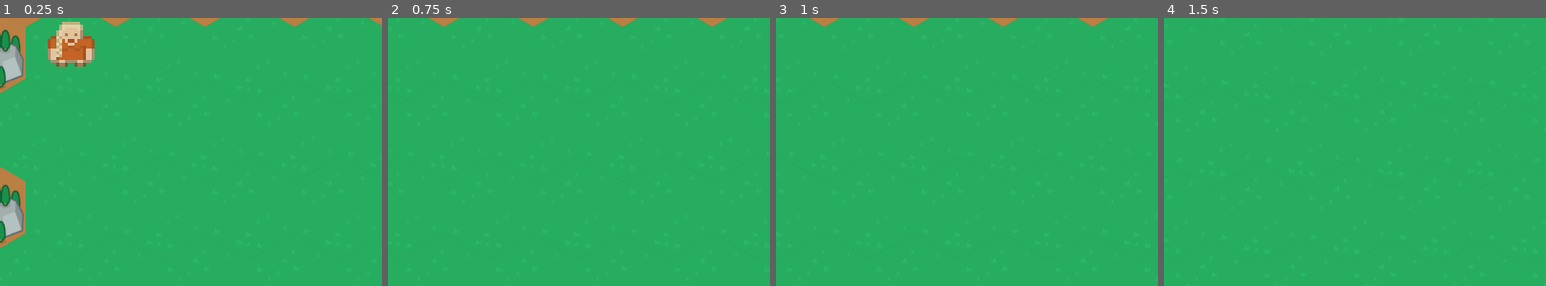
Above: before the commit, frames 1-4 (left to right).
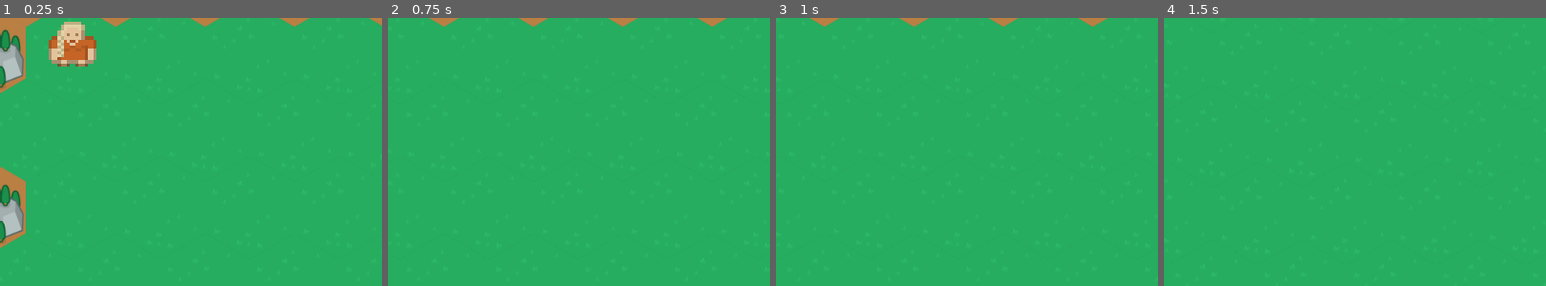
Above: after the commit, the same moments.

Repository: Scimon/godot-experiments
Game: Godot game, scene res://CombatMap.tscn
Same seed, same stepped clock (60 frames per second), same inputs: the game is played once before the commit and once after it.
Inputs:
- Up to frame 1 (0.25 s): no input
- Up to frame 2 (0.75 s): tap Enter at 0.5 s; hold Right (ui_right) from 0.53 s (still down)
- Up to frame 3 (1 s): keep holding Right (ui_right)
- Up to frame 4 (1.5 s): tap Space at 1.25 s; release Right (ui_right) at 1.28 s; hold Down (ui_down) from 1.28 s (still down)
The pictures show only the part of the screen within x 0-50%, y 0-50%; the shares and areas given below are measured in that part.

The runs differ from the first frame. In frame 1, 0.5% of the frame differs, in the area x 12-26%, y 1-19%; in frame 2, nothing differs; in frame 3, nothing differs; in frame 4, nothing differs.

Commit message:
Updating Character to use Atlas

Diff:
--- a/hex-grid-fight/Character.gd
+++ b/hex-grid-fight/Character.gd
@@ -1,15 +1,25 @@
 tool
 extends Node2D
 
-enum Body { RANGER = 270, SAGE = 271 }
+enum Body { RANGER, SAGE }
 export(Body) var body = Body.RANGER setget set_body
+var ranges = {
+	Body.RANGER : {
+		"x" : 0, "y": 85
+	},
+	Body.SAGE : {
+		"x" : 17, "y": 85
+	}
+}
 
 
 # Called when the node enters the scene tree for the first time.
 func _ready():
-	$Body.frame = body
+	print(ranges)
+#	print(Body)
+	self.set_body(body)
 
 func set_body(value):
 	body = value
-	if $Body:
-		$Body.frame = body
+	if $Body != null:
+		$Body.set_region_rect( Rect2( ranges[body]["x"], ranges[body]["y"], 16, 16 ) )
--- a/hex-grid-fight/Character.tscn
+++ b/hex-grid-fight/Character.tscn
@@ -1,16 +1,14 @@
 [gd_scene load_steps=3 format=2]
 
 [ext_resource path="res://Character.gd" type="Script" id=1]
-[ext_resource path="res://Characters/roguelikeChar_transparent.png" type="Texture" id=2]
+[ext_resource path="res://Characters/character_atlas.tres" type="Texture" id=2]
 
 [node name="Character" type="Node2D"]
 position = Vector2( 100, 100 )
 script = ExtResource( 1 )
-body = 271
 
 [node name="Body" type="Sprite" parent="."]
 scale = Vector2( 4, 4 )
 texture = ExtResource( 2 )
-vframes = 12
-hframes = 54
-frame = 271
+region_enabled = true
+region_rect = Rect2( 0, 85, 16, 16 )
--- /dev/null
+++ b/hex-grid-fight/Characters/character_atlas.tres
@@ -0,0 +1,7 @@
+[gd_resource type="AtlasTexture" load_steps=2 format=2]
+
+[ext_resource path="res://Characters/roguelikeChar_transparent.png" type="Texture" id=1]
+
+[resource]
+atlas = ExtResource( 1 )
+region = Rect2( 0, 0, 917, 204 )
--- a/hex-grid-fight/CombatMap.tscn
+++ b/hex-grid-fight/CombatMap.tscn
@@ -61,7 +61,7 @@
 
 [node name="Character" parent="TileMap" instance=ExtResource( 5 )]
 position = Vector2( 62.2254, 56.1594 )
-body = 270
+body = 0
 
 [node name="CameraCentre" type="Node2D" parent="."]
 position = Vector2( 442.649, 369.11 )
